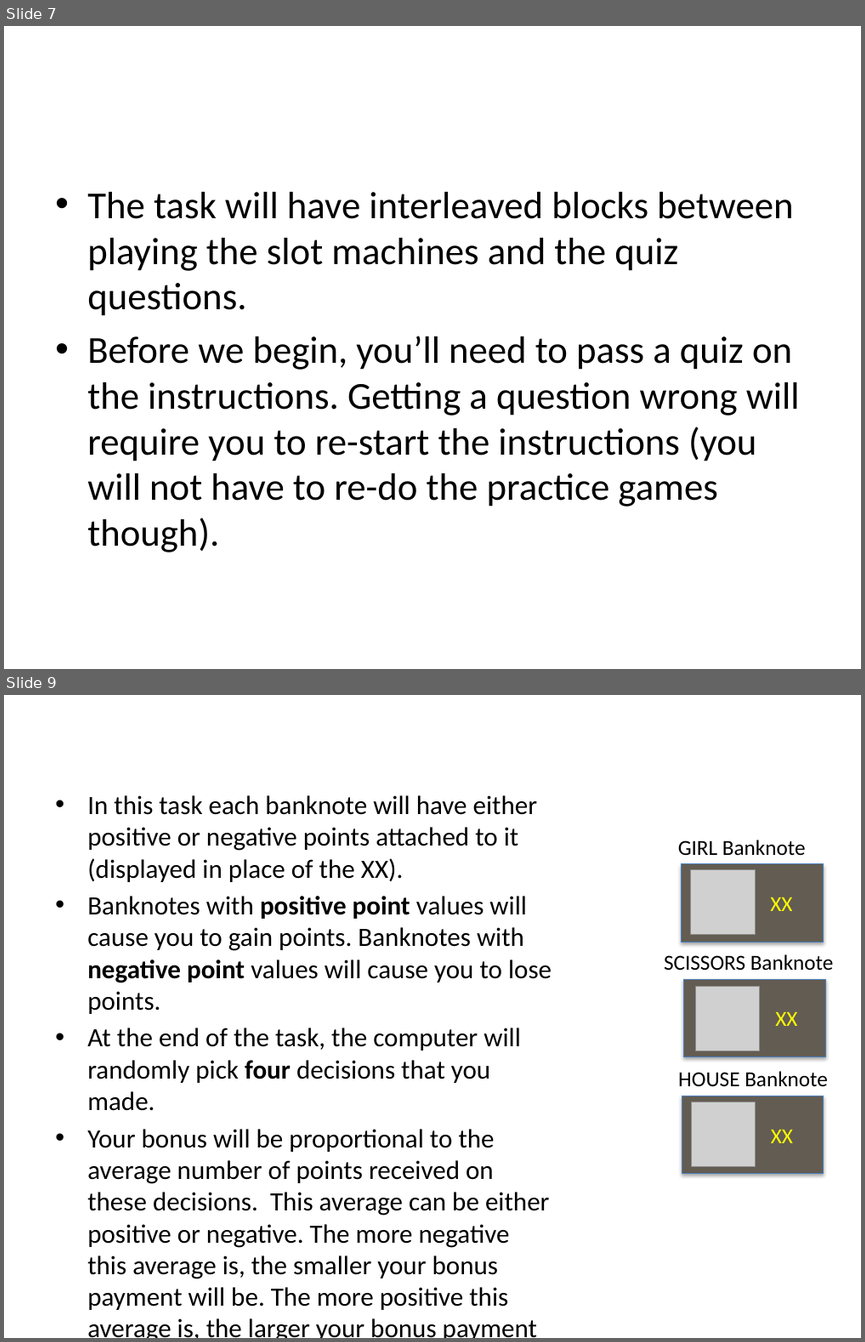
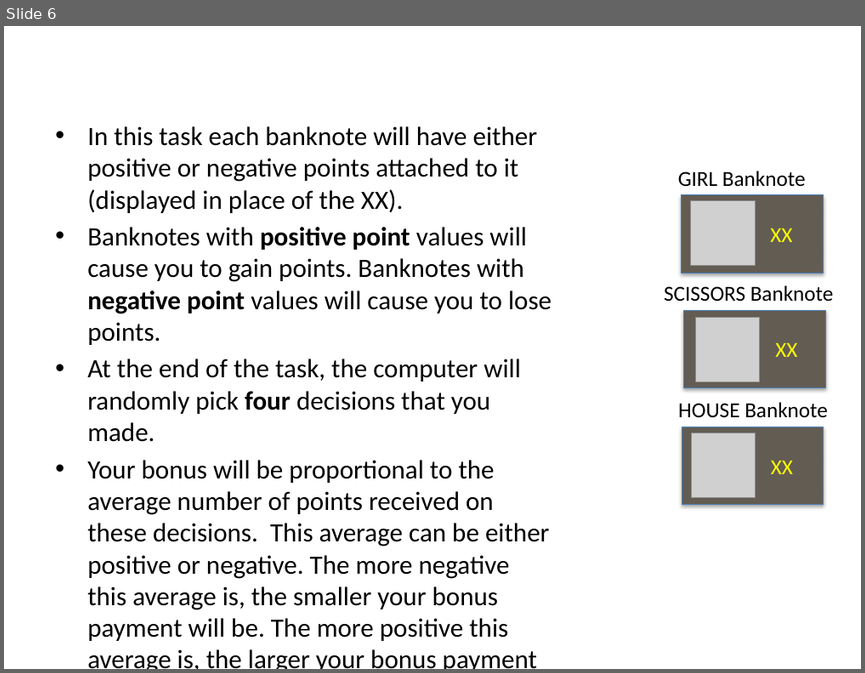
Before and after one commit to evanrussek/Gamble_Task_browser, a slide deck: public/task_ver3/Stimuli/uws_instr_slides_ver2.pptx. Shown one above the other, each under a label of ours: slides 7 and 9 before the commit, slide 6 after it; the slides between them are not shown. The pictures are 865x1342 and 865x673 pixels, drawn with LibreOffice and Linux fonts; fonts in the diff are those of the drawing; grey boxes stand for pictures. Boxes give left, top, right and bottom in pixels: in the first picture for what was removed or moved away, otherwise in the second. Text is boxed around its words. In the diff, an @@ line names an element or a change of style, - is before the commit and + after.

```diff
--- a/public/task_ver3/Stimuli/uws_instr_slides_ver2.pptx
+++ b/public/task_ver3/Stimuli/uws_instr_slides_ver2.pptx
@@ slide 7 removed at [4, 26, 861, 669], background #FFFFFF @@
@@ text removed at [87, 192, 800, 552] @@
-• The task will have interleaved blocks between playing the slot machines and the quiz questions.
-• Before we begin, you’ll need to pass a quiz on the instructions. Getting a question wrong will require you to re-start the instructions (you will not have to re-do the practice games though).
@@ what was slide 9 is now slide 6 @@
```
Also in this commit, not shown: 6 slides changed, 1 slide added, 3 other slides removed, 34 other files.
